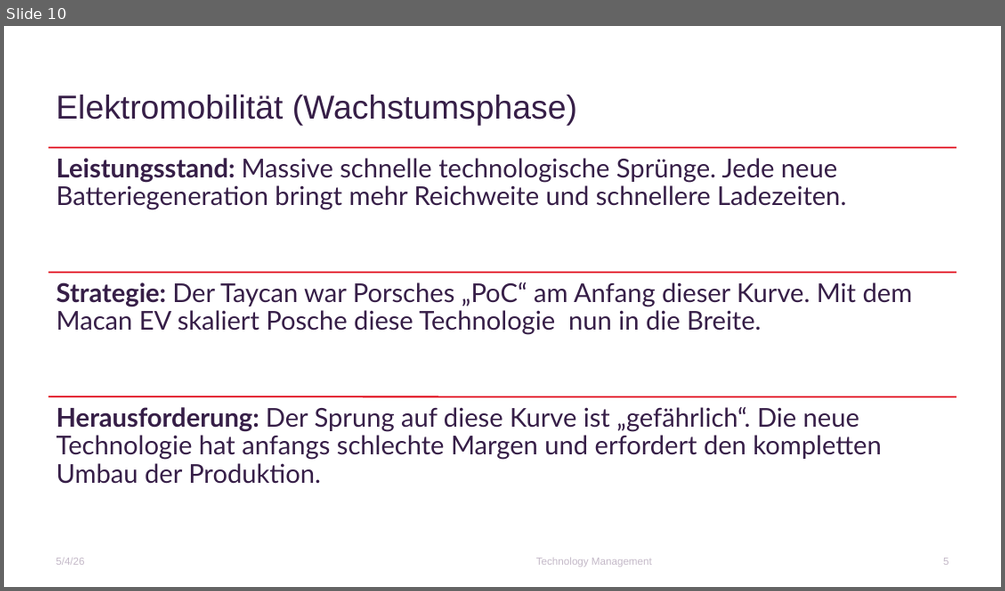
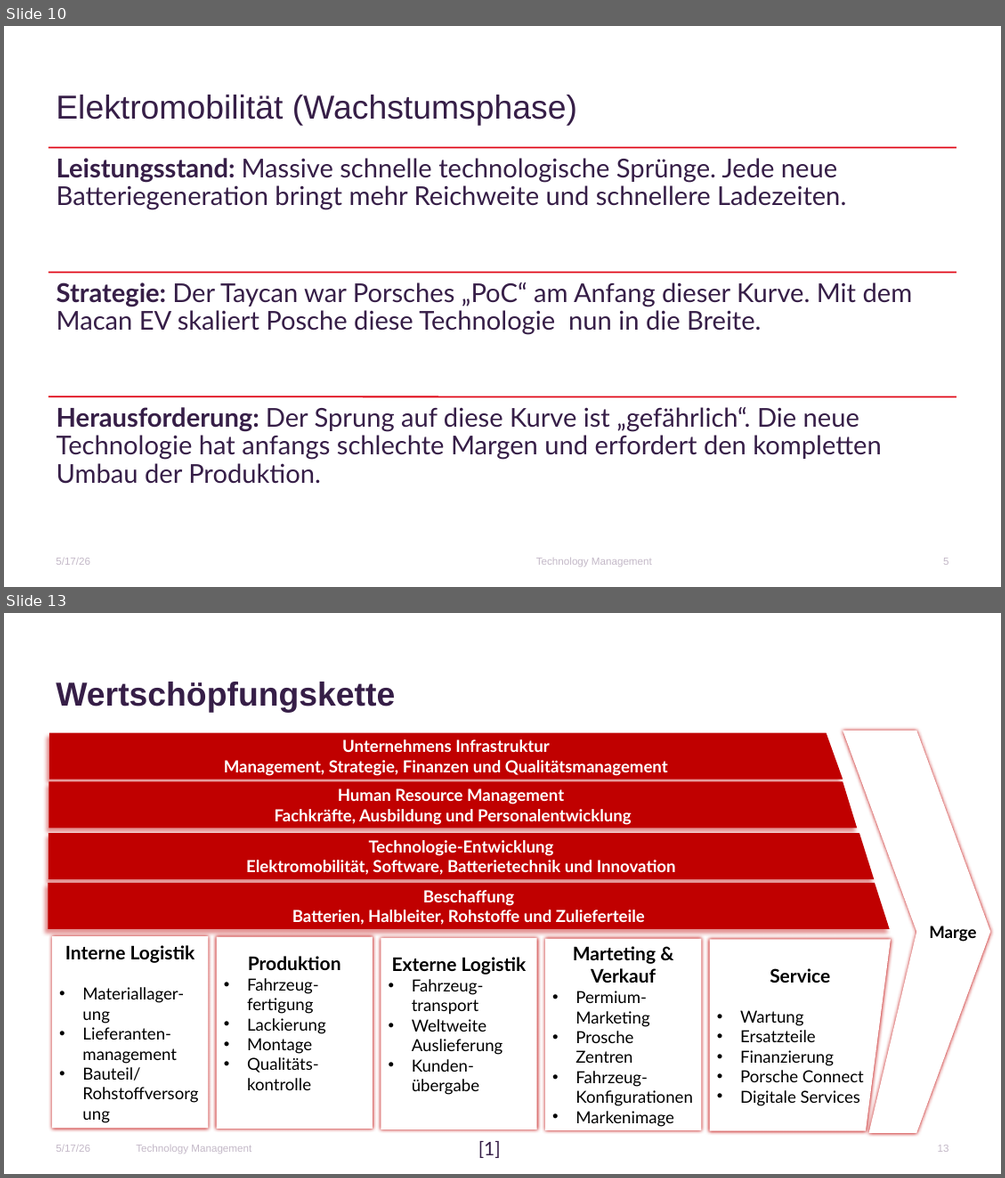
Before and after one commit to Erickk0/Master, a slide deck: 1. Semester/Technology Management/Praktikum/PorscheTechManagement1.pptx. Shown one above the other, each under a label of ours: slide 10 before the commit, slides 10 and 13 after it; the slides between them are not shown. The pictures are 1005x591 and 1005x1178 pixels, drawn with LibreOffice and Linux fonts; fonts in the diff are those of the drawing; background and template pictures are left out. Boxes give left, top, right and bottom in pixels: in the first picture for what was removed or moved away, otherwise in the second. Text is boxed around its words. In the diff, an @@ line names an element or a change of style, - is before the commit and + after.

```diff
--- a/1. Semester/Technology Management/Praktikum/PorscheTechManagement1.pptx
+++ b/1. Semester/Technology Management/Praktikum/PorscheTechManagement1.pptx
@@ slide 13 added at (4, 613, 1001, 1174), background #FFFFFF @@
@@ title added at (56, 682, 395, 712), 32 pt, text #361E47, bold @@
+Wertschöpfungskette
@@ freeform shape added at (49, 732, 843, 779), fill #C00000, 16 pt, text #FFFFFF, bold @@
+Unternehmens Infrastruktur
+Management, Strategie, Finanzen und Qualitätsmanagement
@@ freeform shape added at (843, 730, 991, 1133), fill #FFFFFF, 16 pt, text #000000, bold @@
+Marge
@@ freeform shape added at (48, 782, 858, 828), fill #C00000, 16 pt, text #FFFFFF, bold @@
+Human Resource Management
+Fachkräfte, Ausbildung und Personalentwicklung
@@ freeform shape added at (48, 833, 874, 879), fill #C00000, 16 pt, text #FFFFFF, bold @@
+Technologie-Entwicklung
+Elektromobilität, Software, Batterietechnik und Innovation
@@ freeform shape added at (48, 883, 890, 929), fill #C00000, 16 pt, text #FFFFFF, bold @@
+Beschaffung
+Batterien, Halbleiter, Rohstoffe und Zulieferteile
@@ rectangle added at (52, 936, 208, 1127), fill #FFFFFF, 16 pt, text #000000 @@
+Interne Logistik
+• Materiallager-ung
+• Lieferanten-management
+• Bauteil/Rohstoffversorgung
@@ rectangle added at (217, 937, 372, 1128), fill #FFFFFF, 16 pt, text #000000 @@
+Produktion
+• Fahrzeug-fertigung
+• Lackierung
+• Montage
+• Qualitäts-kontrolle
@@ rectangle added at (380, 938, 537, 1129), fill #FFFFFF, 16 pt, text #000000 @@
+Externe Logistik
+• Fahrzeug-transport
+• Weltweite
+  Auslieferung
+• Kunden-übergabe
@@ rectangle added at (545, 938, 702, 1130), fill #FFFFFF, 16 pt, text #000000 @@
+Marteting & Verkauf
+• Permium-Marketing
+• Prosche Zentren
+• Fahrzeug-Konfigurationen
+• Markenimage
@@ freeform shape added at (710, 939, 890, 1130), fill #FFFFFF, 16 pt, text #000000 @@
+Service
+• Wartung
+• Ersatzteile
+• Finanzierung
+• Porsche Connect
+• Digitale Services
@@ text added at (56, 1144, 90, 1151), 10 pt, text #C4B9C8 @@
+5/17/26
@@ text added at (136, 1144, 251, 1153), 10 pt, text #C4B9C8 @@
+Technology Management
@@ text added at (478, 1141, 501, 1158), 18 pt, text #361E47 @@
+[1]
@@ page number added at (938, 1144, 949, 1151), 10 pt, text #C4B9C8 @@
+13
@@ slide 10 changed as well @@
@@ text at (56, 557, 90, 564): text changed @@
-5/4/26
+5/17/26
```
Also in this commit, not shown: 10 other slides changed, 4 other slides added, 21 other files.
